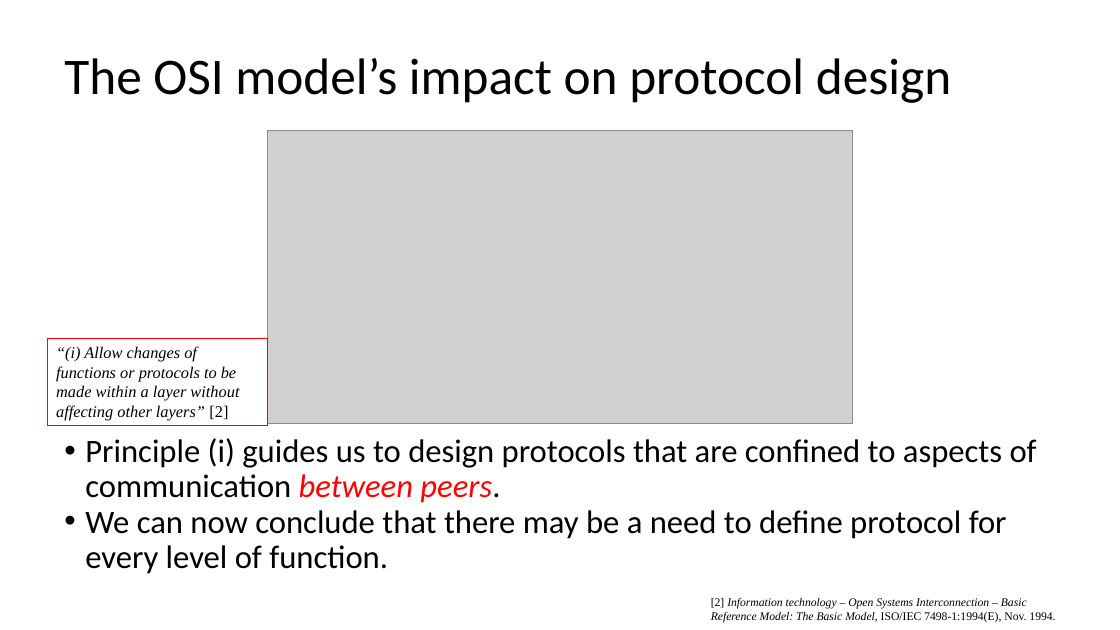
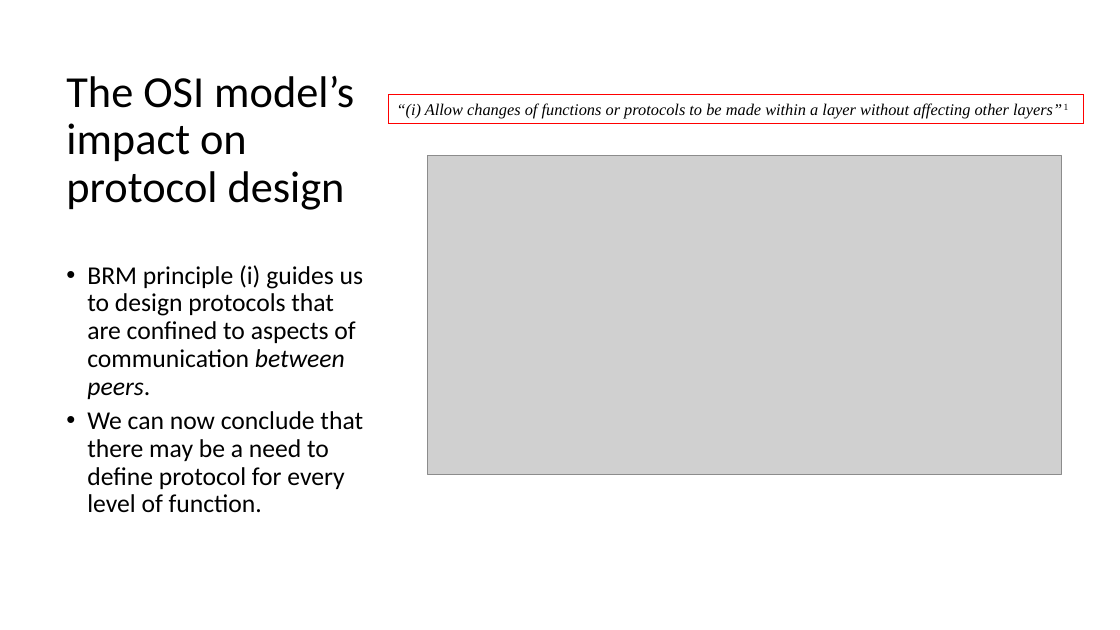
Before and after one commit to lukacassar/hw, a slide deck: slide 50 of CCE2414/1. Networking Foundations.pptx (slide 48 before the commit). Drawn at 1120x630 pixels with LibreOffice and Linux fonts; fonts in the diff are those of the drawing; grey boxes stand for pictures. Boxes give left, top, right and bottom in pixels: in the first picture for what was removed or moved away, otherwise in the second. Text is boxed around its words. In the diff, an @@ line names an element or a change of style, - is before the commit and + after.

```diff
--- a/CCE2414/1. Networking Foundations.pptx
+++ b/CCE2414/1. Networking Foundations.pptx
@@ title "The OSI model’s impact on ...": place and size @@
-title "The OSI model’s impact on ..." at bbox=[64, 58, 951, 103]
+title "The OSI model’s impact on ..." at bbox=[66, 76, 354, 210]
@@ title "The OSI model’s impact on ..." at bbox=[66, 76, 354, 210]: size 44 to 38 pt; vertical alignment middle to bottom @@
@@ rectangle "“(i) Allow changes of functions ...": place and size @@
-rectangle "“(i) Allow changes of functions ..." at bbox=[48, 339, 267, 426]
+rectangle "“(i) Allow changes of functions ..." at bbox=[388, 95, 1084, 124]
@@ text in rectangle at bbox=[397, 103, 1069, 119]: text changed @@
-“(i) Allow changes of functions or protocols to be made within a layer without affecting other layers” [2]
+“(i) Allow changes of functions or protocols to be made within a layer without affecting other layers”1
@@ picture: place and size @@
-picture at bbox=[267, 130, 853, 424]
+picture at bbox=[428, 155, 1062, 474]
@@ text "BRM principle (i) guides us ...": place and size @@
-text "BRM principle (i) guides us ..." at bbox=[85, 438, 1037, 574]
+text "BRM principle (i) guides us ..." at bbox=[87, 265, 363, 512]
@@ text at bbox=[87, 265, 363, 399]: text changed; size 28 to 22 pt @@
-• Principle (i) guides us to design protocols that are confined to aspects of communication between peers.
+• BRM principle (i) guides us to design protocols that are confined to aspects of communication between peers.
@@ text at bbox=[87, 411, 363, 512]: size 28 to 22 pt in "We can now conclude that there may ..."; more space between paragraphs @@
@@ text removed at bbox=[711, 597, 1055, 623] @@
-[2] Information technology – Open Systems Interconnection – Basic Reference Model: The Basic Model, ISO/IEC 7498-1:1994(E), Nov. 1994.
```
Also in this commit, not shown: 54 other slides changed, 12 slides added, 5 slides removed.
